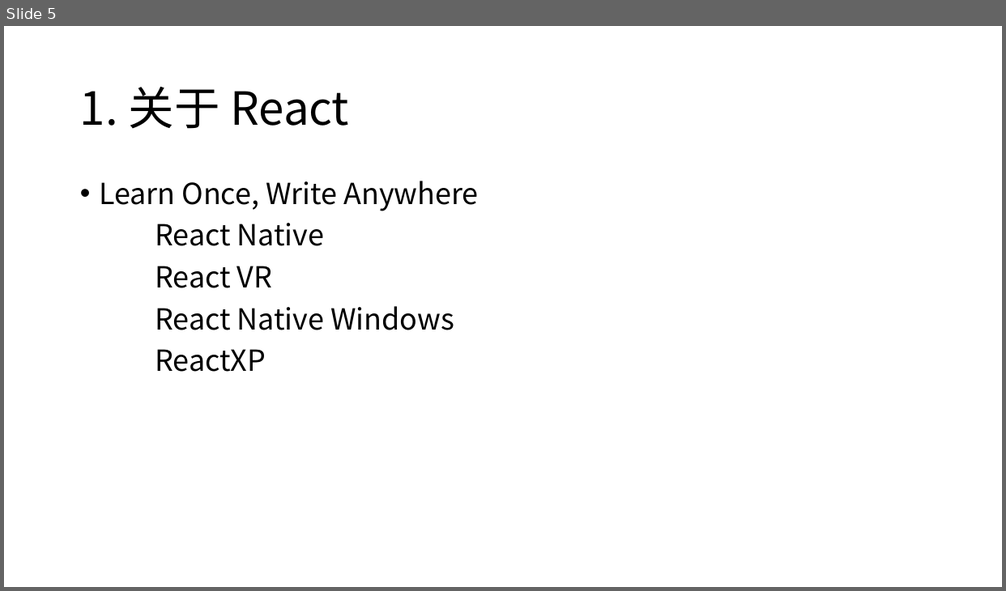
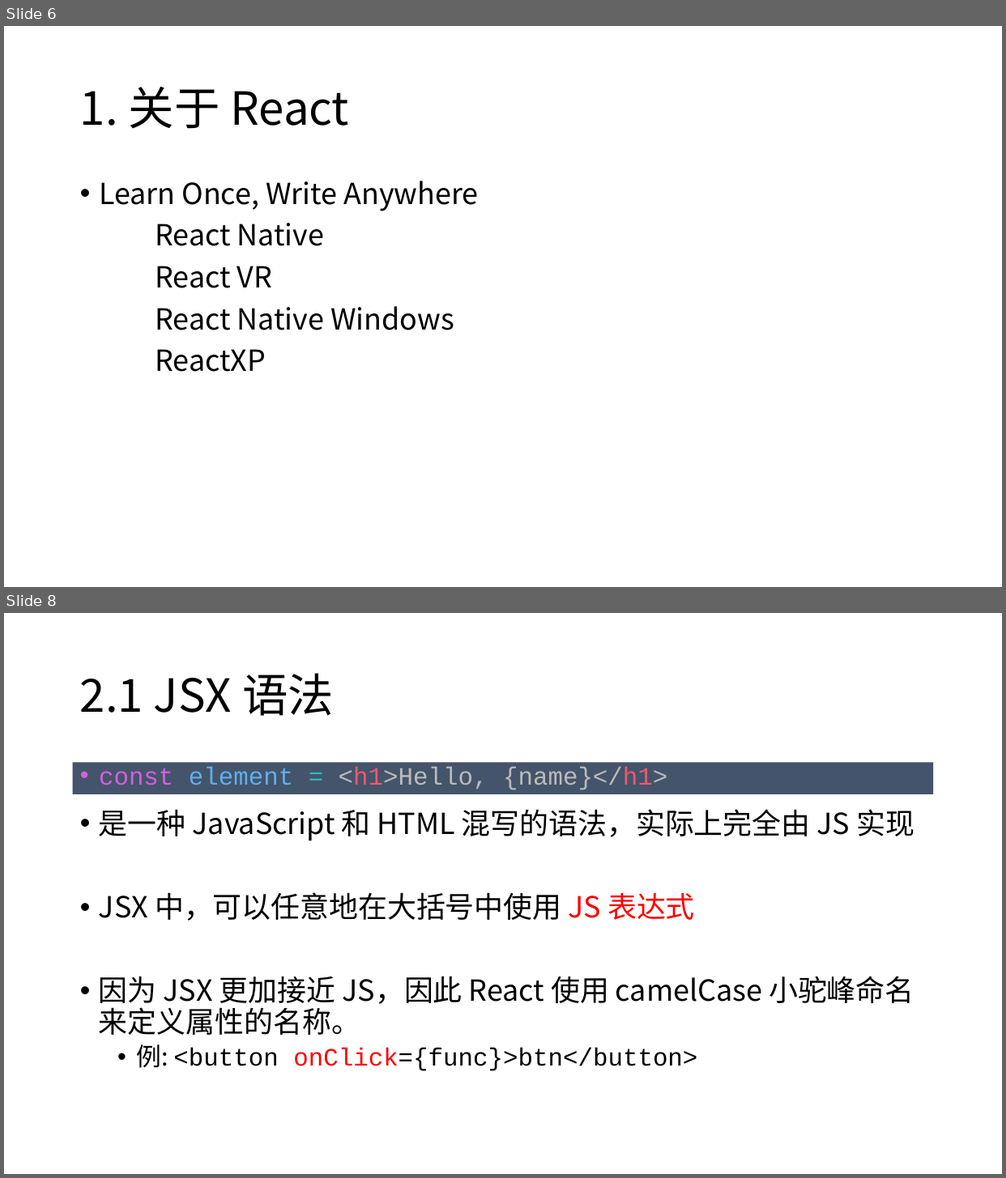
Before and after one commit to Zettat123/react_tutorial, a slide deck: slides/React 入门.pptx. Shown one above the other, each under a label of ours: slide 5 before the commit, slides 6 and 8 after it; the slides between them are not shown. The pictures are 1006x591 and 1006x1178 pixels, drawn with LibreOffice and Linux fonts; fonts in the diff are those of the drawing. Boxes give left, top, right and bottom in pixels: in the first picture for what was removed or moved away, otherwise in the second. Text is boxed around its words. In the diff, an @@ line names an element or a change of style, - is before the commit and + after.

```diff
--- a/slides/React 入门.pptx
+++ b/slides/React 入门.pptx
@@ slide 8 added at <box>4,613,1002,1174</box>, background #FFFFFF @@
@@ title added at <box>80,673,334,716</box>, 44 pt, text #000000 @@
+2.1 JSX 语法
@@ text added at <box>73,763,934,795</box>, fill #44546A, 24 pt, text #BBBBBB @@
+  • const element = <h1>Hello, {name}</h1>
@@ text added at <box>99,809,914,1071</box>, 28 pt, text #000000 @@
+  • 是一种 JavaScript 和 HTML 混写的语法，实际上完全由 JS 实现
+  • JSX 中，可以任意地在大括号中使用 JS 表达式
+• 因为 JSX 更加接近 JS，因此 React 使用 camelCase 小驼峰命名来定义属性的名称。
+  • 例: <button onClick={func}>btn</button>
@@ what was slide 5 is now slide 6 @@
```
Also in this commit, not shown: 7 other slides added, 7 other files.
